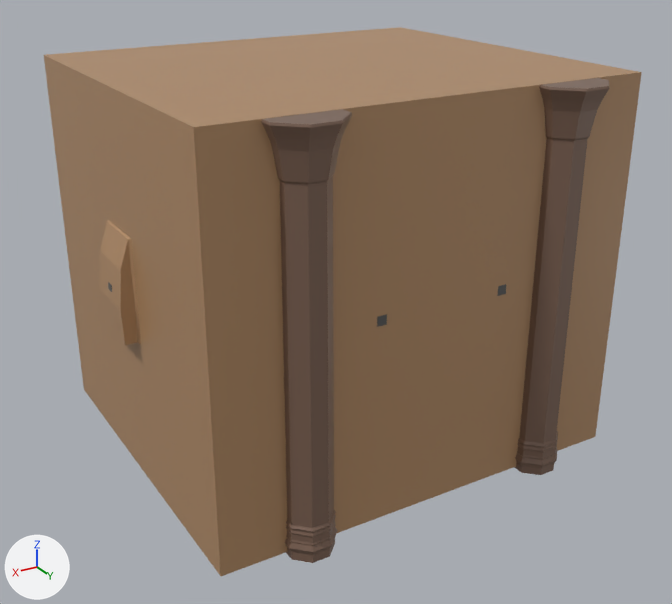
Renders of the FBX model Assets/Models/tunnel/tunnel_Schatz 1.fbx from each side of a commit.
Rendered twice from a 50 mm lens placed at (3.6, 19.64, 4.11), pointed at (0.2, 13.97, 1.27). Every picture has the same lights, and +X, +Y and +Z are marked at lower left. Where no turn or scale is listed for an object, it has been applied to the vertices.

Objects in the first picture: 'Tunnel_Schatz'.
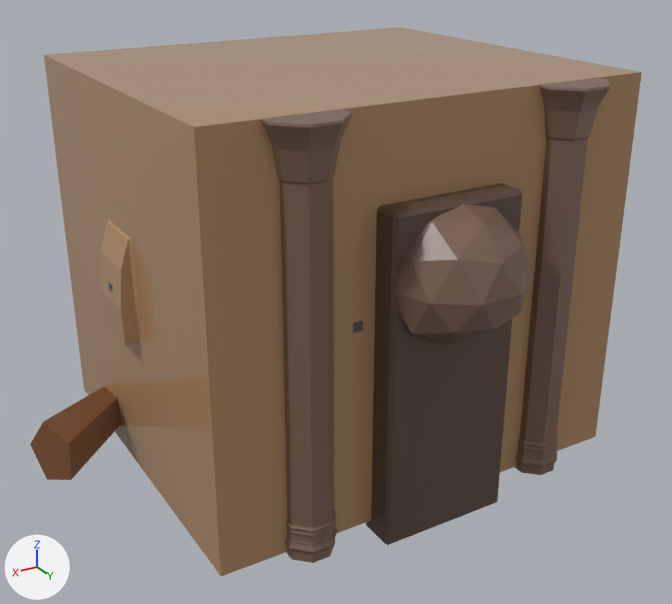
What differs and where, as boxes [x1, y1, x2, y2] in the pictures (672 x 604 px; the box of a moved part takes in the faces that stretch with it):
'Tunnel_Schatz', reshaped: before [44, 27, 642, 576]; after [30, 27, 642, 576]
part 1 of me_cube_317, moved or reshaped: before [377, 314, 387, 327]; after [353, 320, 363, 333]
part 2 of me_cube_317, moved or reshaped (not visible afterwards): before [498, 284, 506, 296]
part 3 of me_cube_317, added (brown): after [395, 204, 532, 345]
part 4 of me_cube_317, added (brown): after [30, 386, 122, 480]
part 5 of me_cube_317, added (brown): after [366, 183, 523, 545]

Patch to the scene script:
```diff
--- a/Assets/Models/tunnel/tunnel_Schatz 1.fbx.py
+++ b/Assets/Models/tunnel/tunnel_Schatz 1.fbx.py
@@ mat_wurzel_038 @@
+mat_wurzel_038 = principled_material('Wurzel.038')
+mat_wurzel_038.base_color = (0.184, 0.0711, 0.0224)  # brown #774b29
+mat_wurzel_038.roughness = 0.4
@@ mat_stein_027 @@
+mat_stein_027 = principled_material('Stein.027')
+mat_stein_027.base_color = (0.0943, 0.0943, 0.0943)  # dark grey #575757
+mat_stein_027.roughness = 0.4
@@ mat_stein_031 @@
+mat_stein_031 = principled_material('Stein.031')
+mat_stein_031.base_color = (0.0943, 0.0943, 0.0943)  # dark grey #575757
+mat_stein_031.roughness = 0.4
@@ mat_stein_034 @@
+mat_stein_034 = principled_material('Stein.034')
+mat_stein_034.base_color = (0.0943, 0.0943, 0.0943)  # dark grey #575757
+mat_stein_034.roughness = 0.4
@@ mat_stein_032 @@
+mat_stein_032 = principled_material('Stein.032')
+mat_stein_032.base_color = (0.0943, 0.0943, 0.0943)  # dark grey #575757
+mat_stein_032.roughness = 0.4
@@ me_cube_317 @@
 # used by ob_tunnel_schatz; location = (-0.005, 13.624, 1.49)
-me_cube_317.from_pydata(...)  # 1819 vertices, 1738 faces; spans x -1.83..1.83, y -1.64..1.64, z -1.51..1.51
+me_cube_317.from_pydata(...)  # 1963 vertices, 1956 faces; spans x -1.83..2.5, y -1.64..2.0, z -1.6..1.51
+# me_cube_317 part 1: the loose piece of 12 vertices spanning x 0.43..0.5, y 1.37, z 0.05..0.12 is moved by (0.19, 0.0, 0.0)
+# me_cube_317 part 2: the loose piece of 12 vertices spanning x -0.59..-0.52, y 1.37, z 0.05..0.12 is moved by (-0.09, 0.0, 0.0)
+# me_cube_317 part 3: the loose piece of 47 vertices spanning x -0.12..0.13, y -0.06..0.23, z -0.36..-0.03 is copied, and the copy is scaled about its middle by (4.25, 3.61, 3.61), then moved by (0.0, 1.39, 0.48), in mat_bordüre_001 (brown #7b6152); it spans x -0.51..0.52, y 0.96..2.0, z -0.31..0.88
+# me_cube_317 part 4: a new loose piece of 25 vertices spanning x -1.05..2.5, y -1.11..0.17, z -1.57..-0.84, in mat_wurzel_038 (brown #774b29)
+# me_cube_317 part 5: a new loose piece of 24 vertices spanning x -0.51..0.52, y 1.28..1.57, z -1.6..0.88, in mat_bordüre (brown #5b483d)
 me_cube_317.materials.append(mat_bordüre_001)
@@ me_cube_317 @@
 me_cube_317.materials.append(mat_flamme)
+me_cube_317.materials.append(mat_stein_031)  # dark grey #575757
+me_cube_317.materials.append(mat_stein_027)  # dark grey #575757
+me_cube_317.materials.append(mat_stein_032)  # dark grey #575757
+me_cube_317.materials.append(mat_stein_034)  # dark grey #575757
+me_cube_317.materials.append(mat_wurzel_038)  # brown #774b29
```
